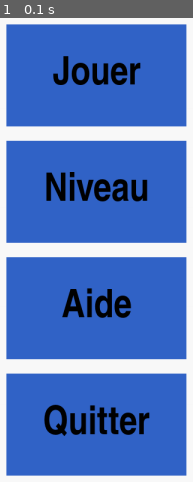
Above: before the commit, frame 1.
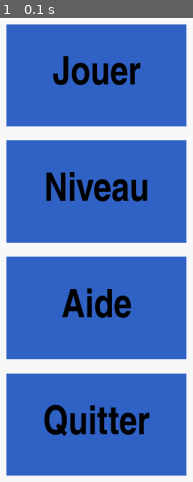
Above: after the commit, the same moment.

Repository: esgaroths/projet_nsi
Game: pygame game, started from trophe_nsi_test.py
Same seed, same stepped clock (60 frames per second), same inputs: the game is played once before the commit and once after it.
Inputs:
- Up to frame 1 (0.1 s): no input

The runs differ from the first frame. In frame 1, 0.6% of the frame differs, in the area x 3-97%, y 26-52%.

Commit message:
Update trophe_nsi_test.py

Diff:
--- a/trophe_nsi_test.py
+++ b/trophe_nsi_test.py
@@ -5,26 +5,28 @@
 pygame.init()
 pygame.key.set_repeat(10)
 
+
 impact = pygame.font.SysFont('Impact', 60)
 little_impact = pygame.font.SysFont('Impact', 30)
 
 #mode, menu = 0,
 
 mode = [0]
+level = ['rien']
+texte_niveau = "aucun niveau n'est sélectionné"
 
-level = ['rien']
-
-texte_niveau = "aucun niveau n'est sélectionné"
+hauteur = [800]
+longueur = [1500]
 
 #création fenetre
 pygame.display.set_caption("Test_Jeux")
-fenetre = pygame.display.set_mode((1500, 800), RESIZABLE)
+fenetre = pygame.display.set_mode((1500, 800), )
 position_fenetre = fenetre.get_rect()
 
 
 
 class bouton:
-    def __init__(self, hauteur, longueur, x, y, couleur, texte):
+    def __init__(self, hauteur, longueur, x, y, couleur, texte, multi_y):
         self.hauteur = hauteur
         self.longueur = longueur
         self.x = x
@@ -32,7 +34,7 @@
         self.couleur = couleur
         self.texte = texte
         self.rectangle = pygame.draw.rect(fenetre, self.couleur, (self.x, self.y, self.longueur, self.hauteur))
-
+        self.multi_y = multi_y
 
     def apparition(self):
         pygame.draw.rect(fenetre, self.couleur, (self.x, self.y, self.longueur, self.hauteur))
@@ -40,23 +42,31 @@
         text_rect = text.get_rect(center=(self.x + self.longueur/2, self.y + self.hauteur/2))
         fenetre.blit(text, text_rect)
 
+    def adaptation_taille(self, new_hauteur, new_longueur):
+        self.y = new_hauteur / self.multi_y
+        self.longueur = new_longueur / 5
+        self.hauteur = new_hauteur / 4.705882353
+
 
 def mode_menu():
     fenetre.fill([250, 250, 250])
     bouton_menu = []
-    play_button = bouton(170, 300, 24, 24, (50, 100, 200), 'Jouer')
+    play_button = bouton(170, 300, 24, 24, (50, 100, 200), 'Jouer', 33)
     bouton_menu.append(play_button)
-    level_button = bouton(170, 300, 24, 218, (50, 100, 200), 'Niveau')
+    level_button = bouton(170, 300, 24, 218, (50, 100, 200), 'Niveau', 3.669724771)
     bouton_menu.append(level_button)
-    help_button = bouton(170, 300, 24, 412, (50, 100, 200), 'Aide')
+    help_button = bouton(170, 300, 24, 412, (50, 100, 200), 'Aide', 1.941747573)
     bouton_menu.append(help_button)
-    leave_button = bouton(170, 300, 24, 606, (50, 100, 200), 'Quitter')
+    leave_button = bouton(170, 300, 24, 606, (50, 100, 200), 'Quitter', 1.320132013)
     bouton_menu.append(leave_button)
 
     for boutons in bouton_menu:
+        boutons.adaptation_taille(hauteur[0], longueur[0])
         boutons.apparition()
 
     for event in pygame.event.get() :
+        if event.type == pygame.VIDEORESIZE:
+            longueur[0], hauteur[0] = event.size
         if event.type == MOUSEBUTTONUP:
             if event.button == 1:
 
